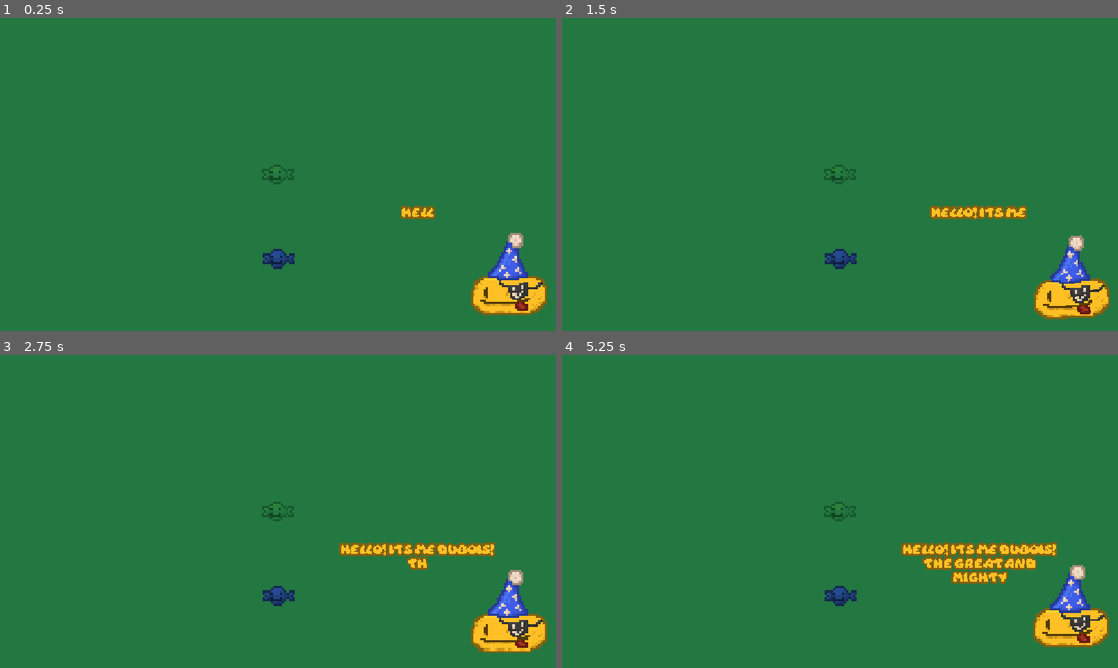
Above: before the commit, frames 1-4 (two rows, left to right).
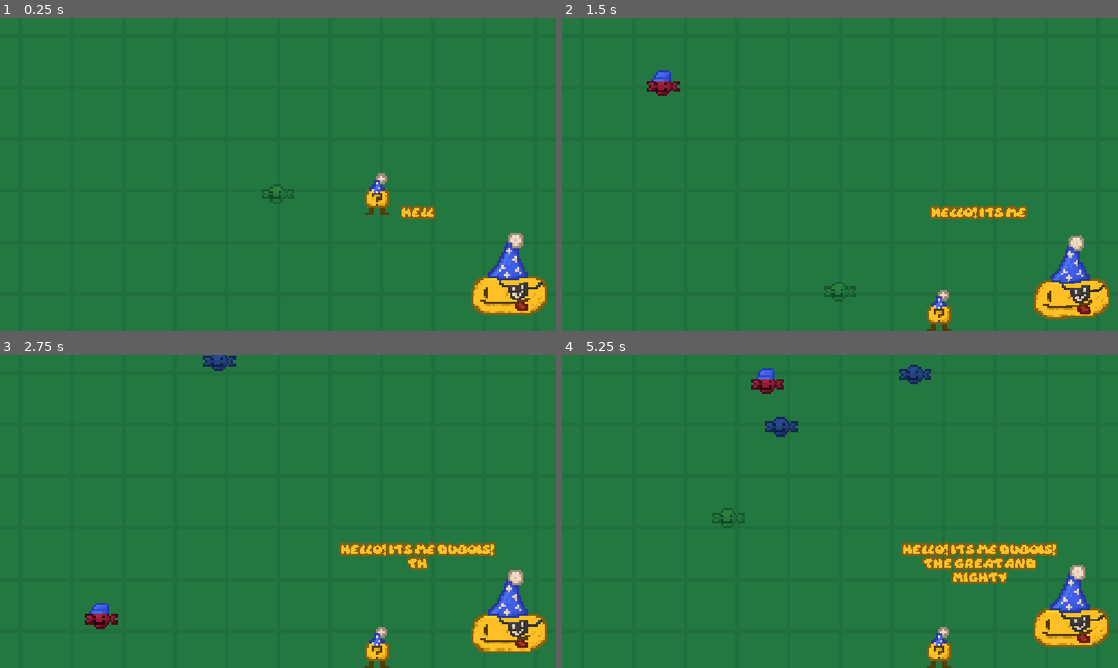
Above: after the commit, the same moments.

Repository: Regonold520/Yuferga
Game: Godot game, scene res://main.tscn
Same seed, same stepped clock (60 frames per second), same inputs: the game is played once before the commit and once after it.
Inputs (mouse positions are in pixels of both pictures, inside the frame that each line leads up to):
- Up to frame 1 (0.25 s): no input
- Up to frame 2 (1.5 s): tap Enter at 0.5 s; move the mouse to (962, 158) at 0.52 s; hold Right from 0.53 s (still down); tap Alt at 0.6 s; click (962, 158) at 0.67 s; tap Up at 0.77 s; move the mouse to (728, 190) at 1.27 s; tap Shift at 1.35 s; click (728, 190) at 1.42 s
- Up to frame 3 (2.75 s): tap Up at 1.52 s; move the mouse to (333, 442) at 2.02 s; release Right at 2.03 s; hold Left from 2.03 s (still down); tap Alt at 2.1 s; click (333, 442) at 2.17 s
- Up to frame 4 (5.25 s): move the mouse to (812, 574) at 2.77 s; release Left at 2.78 s; hold Right 2.78-4.28 s; tap Shift at 2.85, 4.35 s; click (812, 574) at 2.92 s; tap Up at 3.02, 3.77, 4.52 s; move the mouse to (1006, 558) at 3.52 s; tap Alt at 3.6, 5.1 s; click (1006, 558) at 3.67 s; move the mouse to (673, 464) at 4.27 s; hold Left 4.28-5.03 s; click (673, 464) at 4.42 s; move the mouse to (867, 511) at 5.02 s; hold Right from 5.03 s (still down); click (867, 511) at 5.17 s

The runs differ from the first frame. In frame 1, 0.9% of the frame differs, in the area x 47-70%, y 46-81%; in frame 2, 1.2%; in frame 3, 1.3%; in frame 4, 1.7%, in the area x 27-70%, y 3-100%.

Commit message:
Made it so the shweckles are fully data driven and they fall, also started work on the dublings and their AI

Diff:
--- a/References.gd
+++ b/References.gd
@@ -1,6 +1,9 @@
 extends Node
 
 var shweckleData : Dictionary
+
+@onready var shweckleManager : ShweckleManager = get_tree().current_scene.find_child("ShweckleManager")
+@onready var dublingManager : DublingManager = get_tree().current_scene.find_child("DublingManager")
 
 func _ready() -> void:
 	shweckleData = parse_json_path("res://datastore/shweckleData.json")
--- a/datastore/shweckleData.json
+++ b/datastore/shweckleData.json
@@ -6,5 +6,9 @@
 	"green": {
 		"value": 5,
 		"fallSpeed": 3
+	},
+	"hat": {
+		"value": 10,
+		"fallSpeed": 6
 	}
 }
--- /dev/null
+++ b/dubling.gd
@@ -0,0 +1,46 @@
+extends CharacterBody2D
+class_name Dubling
+
+const speed = 300.0
+const JUMP_VELOCITY = -400.0
+
+var targetX = null
+
+enum moveTypes {Idle, FreeMove}
+var currentMove = moveTypes.Idle
+
+@onready var tickTimer : Timer = find_child("TickTimer")
+
+func _ready() -> void:
+	tickTimer.timeout.connect(tick)
+
+	var newX = randf_range(-100, 100)
+
+	targetX = newX
+
+func tick():
+	if !targetX:
+		var newX = randf_range(-300, 200)
+		targetX = newX
+
+func _physics_process(delta: float) -> void:
+	if not is_on_floor():
+		velocity += get_gravity() * delta
+
+
+	if targetX and currentMove == moveTypes.FreeMove:
+		var pos = Vector2(targetX, 156.0)
+		velocity.x = (global_position.direction_to(pos) * (min(speed * delta,global_position.distance_to(pos)) / delta)).x
+		if global_position.distance_to(pos) < 2:
+			targetX = null
+			velocity.x = 0
+
+
+
+	move_and_slide()
+
+func _on_input_event(viewport: Node, event: InputEvent, shape_idx: int) -> void:
+	if event is InputEventMouseButton:
+		if event.is_released():
+			currentMove = wrap(currentMove + 1, 0, moveTypes.size())
+			print(currentMove)
--- /dev/null
+++ b/dubling_manager.gd
@@ -0,0 +1,4 @@
+extends Node2D
+class_name DublingManager
+
+var dublings : Array = []
--- a/dubois.gd
+++ b/dubois.gd
@@ -1,4 +1,5 @@
 extends Node2D
+class_name Dubois
 
 @onready var sprite : Sprite2D = find_child("Sprite")
 
--- a/main.tscn
+++ b/main.tscn
@@ -1,10 +1,20 @@
 [gd_scene format=3 uid="uid://c3fio4qxsj3r7"]
 
+[ext_resource type="Texture2D" uid="uid://caregdi31d5m3" path="res://cross.png" id="1_7mycd"]
 [ext_resource type="Script" uid="uid://crqvrjamjor5s" path="res://dubois.gd" id="1_h2yge"]
 [ext_resource type="Texture2D" uid="uid://b10voshpnrwkm" path="res://sprites/dubois.png" id="1_ig7tw"]
 [ext_resource type="FontFile" uid="uid://dbte4566h4ald" path="res://Daydream DEMO.otf" id="2_0xm2m"]
 [ext_resource type="Texture2D" uid="uid://c3aqai0kfh4l2" path="res://sprites/shweckles/blue_shweckle.png" id="4_lquwl"]
 [ext_resource type="Script" uid="uid://d4hs644f3hwsq" path="res://shweckle_manager.gd" id="5_7mycd"]
+[ext_resource type="Script" uid="uid://bsy48d3d3th24" path="res://dubling_manager.gd" id="7_272bh"]
+[ext_resource type="Texture2D" uid="uid://bnch36frt4mb0" path="res://sprites/dubling.png" id="8_5vw27"]
+[ext_resource type="Script" uid="uid://5roun8w1ckry" path="res://dubling.gd" id="8_kek77"]
+
+[sub_resource type="RectangleShape2D" id="RectangleShape2D_sclpf"]
+size = Vector2(640, 32)
+
+[sub_resource type="RectangleShape2D" id="RectangleShape2D_lfl3o"]
+size = Vector2(11, 19)
 
 [node name="Main" type="Node2D" unique_id=2100775180]
 
@@ -13,11 +23,25 @@
 zoom = Vector2(1.8, 1.8)
 
 [node name="BG" type="ColorRect" parent="." unique_id=1063822170]
+z_index = -11
 offset_left = -589.0
 offset_top = -332.0
 offset_right = 591.0
 offset_bottom = 338.0
+mouse_filter = 2
 color = Color(0.13725491, 0.46666667, 0.25490198, 1)
+
+[node name="BG2" type="TextureRect" parent="." unique_id=1946982243]
+modulate = Color(0.12586772, 0.4339702, 0.2357288, 1)
+z_index = -11
+offset_left = -326.0
+offset_top = -189.0
+offset_right = -161.90659
+offset_bottom = -94.43768
+scale = Vector2(3.9550638, 3.9550638)
+mouse_filter = 2
+texture = ExtResource("1_7mycd")
+stretch_mode = 1
 
 [node name="Dubois" type="Node2D" parent="." unique_id=256336875]
 position = Vector2(266.00003, 112.999985)
@@ -28,6 +52,7 @@
 texture = ExtResource("1_ig7tw")
 
 [node name="Text" type="RichTextLabel" parent="Dubois" unique_id=666296621]
+z_index = 85
 clip_contents = false
 offset_left = -194.40001
 offset_top = -83.6
@@ -46,9 +71,40 @@
 horizontal_alignment = 1
 
 [node name="BlueShweckle" type="Sprite2D" parent="." unique_id=1903219480]
-position = Vector2(0.9999924, 97)
+position = Vector2(-299, 200)
 scale = Vector2(2.5, 2.5)
 texture = ExtResource("4_lquwl")
 
 [node name="ShweckleManager" type="Node2D" parent="." unique_id=726594760]
 script = ExtResource("5_7mycd")
+
+[node name="SpawnTimer" type="Timer" parent="ShweckleManager" unique_id=1276951277]
+autostart = true
+
+[node name="DublingManager" type="Node2D" parent="." unique_id=200835837]
+script = ExtResource("7_272bh")
+
+[node name="Floor" type="StaticBody2D" parent="." unique_id=1415762330]
+position = Vector2(0, 196)
+
+[node name="CollisionShape2D" type="CollisionShape2D" parent="Floor" unique_id=753863134]
+shape = SubResource("RectangleShape2D_sclpf")
+
+[node name="Dubling" type="CharacterBody2D" parent="." unique_id=455646070]
+position = Vector2(114.00001, -5.9999847)
+scale = Vector2(2.5, 2.5)
+input_pickable = true
+script = ExtResource("8_kek77")
+
+[node name="Collider" type="CollisionShape2D" parent="Dubling" unique_id=1324162453]
+shape = SubResource("RectangleShape2D_lfl3o")
+
+[node name="Sprite" type="Sprite2D" parent="Dubling" unique_id=64397479]
+texture = ExtResource("8_5vw27")
+
+[node name="TickTimer" type="Timer" parent="Dubling" unique_id=644618934]
+autostart = true
+
+[connection signal="input_event" from="Dubling" to="Dubling" method="_on_input_event"]
+[connection signal="mouse_entered" from="Dubling" to="Dubois" method="_on_dubling_mouse_entered"]
+[connection signal="mouse_entered" from="Dubling" to="Dubling" method="_on_mouse_entered"]
--- a/shweckle_manager.gd
+++ b/shweckle_manager.gd
@@ -1,7 +1,13 @@
 extends Node2D
 class_name ShweckleManager
 
+var shewckles : Array[Shweckle] = []
+
+@onready var spawnTimer : Timer = find_child("SpawnTimer")
+
 func _ready() -> void:
+	spawnTimer.timeout.connect(spawnTimeout)
+
 	var s = createShweckle("green")
 
 	s.global_position = Vector2(0,0)
@@ -13,4 +19,13 @@
 
 	newShweckle.loadData(id)
 
+	shewckles.append(newShweckle)
+
 	return newShweckle
+
+func spawnTimeout():
+	var newPos = Vector2(randf_range(-300.0, 200.0), -195.0)
+
+	var newS = createShweckle(Ref.shweckleData.keys().pick_random())
+
+	newS.global_position = newPos
--- a/sprites/shweckles/shweckle.gd
+++ b/sprites/shweckles/shweckle.gd
@@ -19,3 +19,9 @@
 	value = myData["value"]
 
 	sprite.texture = load("res://sprites/shweckles/"+id+"_shweckle.png")
+
+func _process(delta: float) -> void:
+	position.y += (delta*30) * fallSpeed
+
+	if position.y > 210.0:
+		queue_free()
Binary file added: cross.png
Not shown, added: cross.png.import
Not shown, added: dubling.gd.uid
Not shown, added: dubling_manager.gd.uid
Binary file added: sprites/dubling.png
Not shown, added: sprites/dubling.png.import
